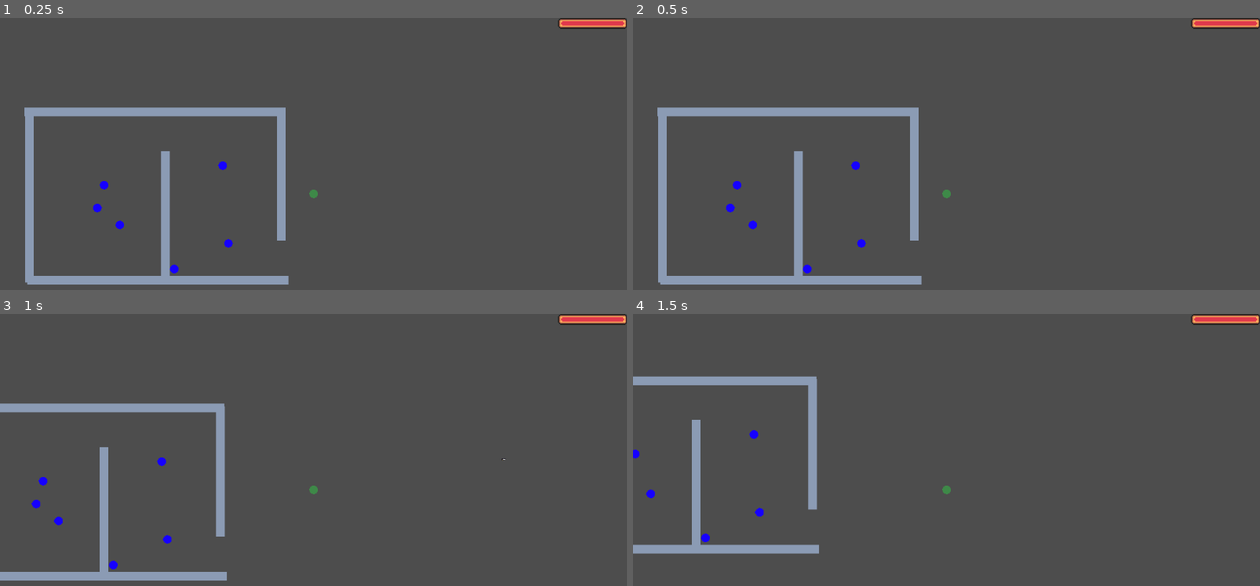
Above: before the commit, frames 1-4 (two rows, left to right).
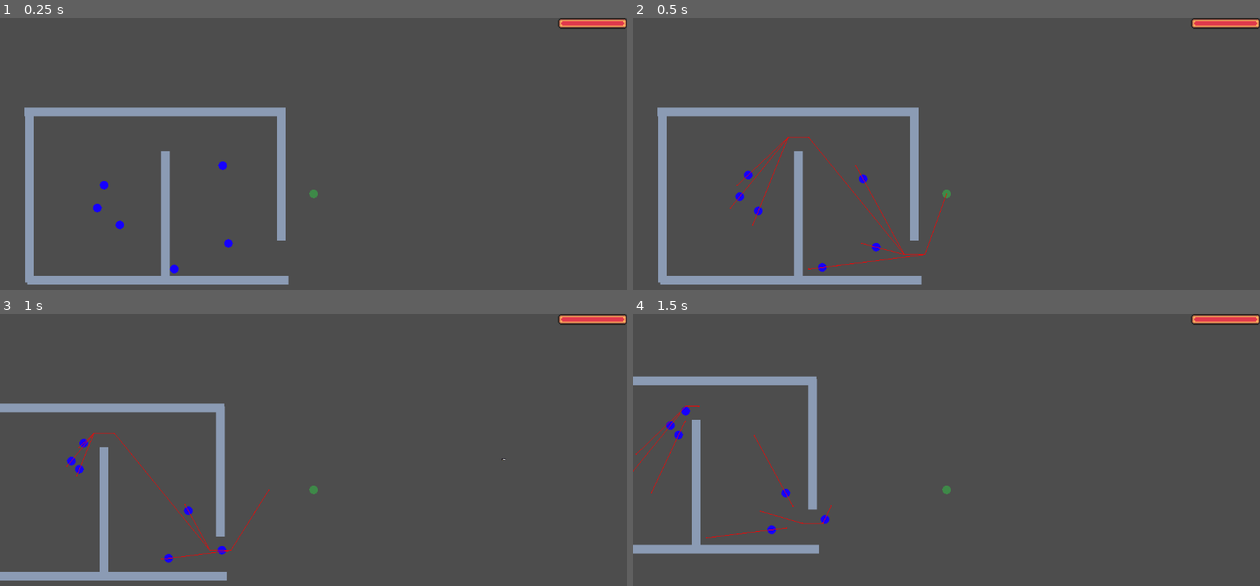
Above: after the commit, the same moments.

Repository: whocares-abt/fast-pace
Game: Godot game, scene res://Scenes/debug_map.tscn
The game is run twice, just before and just after one commit, with the same random seed, the same clock (stepped at 60 frames per second) and the same inputs.
Inputs (mouse positions are in pixels of both pictures, inside the frame that each line leads up to):
- Up to frame 1 (0.25 s): no input
- Up to frame 2 (0.5 s): no input
- Up to frame 3 (1 s): move the mouse to (451, 471) at 0.52 s; hold D (move_right) from 0.53 s (still down); hold Right mouse button (ability) from 0.53 s (still down)
- Up to frame 4 (1.5 s): move the mouse to (821, 507) at 1.27 s; release D (move_right) at 1.28 s; release Right mouse button (ability) at 1.28 s; hold S (move_down) from 1.28 s (still down); click (821, 507) at 1.35 s

Frame 1 is identical in both runs. In frame 2, 0.8% of the frame differs, in the area x 14-51%, y 43-94%; in frame 3, 0.7%; in frame 4, 0.6%.

Commit message:
Stubbed patrolling.
1) Enemy waits in start position for player instead of patrolling.
2) Deprectated patrol paths and removed patrol component logic

Diff:
--- a/Scenes/AI/patrol_component.tscn
+++ b/Scenes/AI/patrol_component.tscn
@@ -1,13 +1,8 @@
-[gd_scene load_steps=3 format=3 uid="uid://bpwhnhgxkydrx"]
+[gd_scene load_steps=2 format=3 uid="uid://bpwhnhgxkydrx"]
 
 [ext_resource type="Script" uid="uid://d4cfqyjxki0wo" path="res://Scripts/AI/patrol_component.gd" id="1_k2np0"]
 
-[sub_resource type="Curve2D" id="Curve2D_3mvby"]
-
-[node name="PatrolComponent" type="Path2D"]
-curve = SubResource("Curve2D_3mvby")
+[node name="PatrolComponent" type="Node2D"]
 script = ExtResource("1_k2np0")
 
-[node name="PathFollow2D" type="PathFollow2D" parent="."]
-
 [node name="PatrolStart" type="Node2D" parent="."]
--- a/Scenes/AI/patrol_path_deprecated.tscn
+++ b/Scenes/AI/patrol_path_deprecated.tscn
@@ -1,6 +1,6 @@
 [gd_scene load_steps=3 format=3 uid="uid://4lipgn085g6v"]
 
-[ext_resource type="Script" uid="uid://t8njqhiyhehh" path="res://Scripts/AI/patrol_path.gd" id="1_cptgr"]
+[ext_resource type="Script" uid="uid://t8njqhiyhehh" path="res://Scripts/AI/patrol_path_deprecated.gd" id="1_cptgr"]
 [ext_resource type="Curve2D" uid="uid://dxle0d5do3eli" path="res://Resources/Patrols/debug_map_patrol_2.tres" id="1_ndmey"]
 
 [node name="PatrolPath" type="Path2D"]
--- a/Scenes/Characters/enemy_character.tscn
+++ b/Scenes/Characters/enemy_character.tscn
@@ -60,11 +60,11 @@
 [node name="NavComp" parent="." instance=ExtResource("2_f31sj")]
 debug_enabled = true
 
-[node name="PatrolComp" parent="." instance=ExtResource("3_v16rk")]
+[node name="PatrolComponent" parent="." instance=ExtResource("3_v16rk")]
 
-[node name="VisionDetector" parent="." instance=ExtResource("3_mwus0")]
+[node name="VisionComp" parent="." instance=ExtResource("3_mwus0")]
 
-[node name="CollisionShape2D" type="CollisionShape2D" parent="VisionDetector"]
+[node name="CollisionShape2D" type="CollisionShape2D" parent="VisionComp"]
 position = Vector2(117, 0)
 shape = SubResource("RectangleShape2D_mwus0")
 
@@ -77,4 +77,4 @@
 process_material = ExtResource("4_najb4")
 
 [connection signal="hurtbox_entered" from="Hitbox" to="." method="_on_hitbox_hurtbox_entered"]
-[connection signal="player_detected" from="VisionDetector" to="." method="_on_vision_detector_player_detected"]
+[connection signal="player_detected" from="VisionComp" to="." method="_on_vision_detector_player_detected"]
--- a/Scenes/debug_map.tscn
+++ b/Scenes/debug_map.tscn
@@ -1,19 +1,15 @@
-[gd_scene load_steps=12 format=3 uid="uid://b2auqnh7xqqrx"]
+[gd_scene load_steps=9 format=3 uid="uid://b2auqnh7xqqrx"]
 
-[ext_resource type="Script" uid="uid://bu5wty21ks84t" path="res://Scripts/debug_map.gd" id="1_ctkch"]
 [ext_resource type="PackedScene" uid="uid://cfeafjqb4thpf" path="res://Scenes/Characters/player_character.tscn" id="1_ngmhs"]
 [ext_resource type="PackedScene" uid="uid://bu0d3bicfpl4t" path="res://Scenes/Environment/wall.tscn" id="2_jcsea"]
 [ext_resource type="NavigationPolygon" uid="uid://bs5dweb3g7xgm" path="res://Resources/NavPoly/debug_map.tres" id="3_frd8m"]
 [ext_resource type="PackedScene" uid="uid://uriwqjsj2l17" path="res://Scenes/Characters/enemy_character.tscn" id="4_6mob1"]
 [ext_resource type="PackedScene" uid="uid://b4la54oa07emn" path="res://Scenes/Combat/bullet_manager.tscn" id="4_gu212"]
 [ext_resource type="PackedScene" uid="uid://cwav53n6w8kp3" path="res://Scenes/AI/navigation_region.tscn" id="5_gu212"]
-[ext_resource type="Curve2D" uid="uid://b4ilbtjs3th6l" path="res://Resources/Patrols/debug_map_patrol_1.tres" id="7_ctkch"]
 [ext_resource type="PackedScene" uid="uid://dm4gkq86dil4c" path="res://Scenes/UI/game_ui.tscn" id="7_gnyyd"]
 [ext_resource type="Script" uid="uid://bhgtcghfpf7w4" path="res://Scripts/UI/game_ui.gd" id="8_1on00"]
-[ext_resource type="Curve2D" uid="uid://dxle0d5do3eli" path="res://Resources/Patrols/debug_map_patrol_2.tres" id="8_i7f47"]
 
 [node name="DebugMap" type="Node2D"]
-script = ExtResource("1_ctkch")
 
 [node name="PlayerCharacter" parent="." instance=ExtResource("1_ngmhs")]
 position = Vector2(431, 43)
@@ -56,32 +52,26 @@
 [node name="EnemyCharacter" parent="Enemies" node_paths=PackedStringArray("player") instance=ExtResource("4_6mob1")]
 position = Vector2(-363, 95)
 player = NodePath("../../PlayerCharacter")
-patrol_path = ExtResource("7_ctkch")
 
 [node name="EnemyCharacter2" parent="Enemies" node_paths=PackedStringArray("player") instance=ExtResource("4_6mob1")]
 position = Vector2(-281, 157)
 player = NodePath("../../PlayerCharacter")
-patrol_path = ExtResource("8_i7f47")
 
 [node name="EnemyCharacter3" parent="Enemies" node_paths=PackedStringArray("player") instance=ExtResource("4_6mob1")]
 position = Vector2(-338, 11)
 player = NodePath("../../PlayerCharacter")
-patrol_path = ExtResource("8_i7f47")
 
 [node name="EnemyCharacter4" parent="Enemies" node_paths=PackedStringArray("player") instance=ExtResource("4_6mob1")]
 position = Vector2(98, -61)
 player = NodePath("../../PlayerCharacter")
-patrol_path = ExtResource("7_ctkch")
 
 [node name="EnemyCharacter5" parent="Enemies" node_paths=PackedStringArray("player") instance=ExtResource("4_6mob1")]
 position = Vector2(119, 225)
 player = NodePath("../../PlayerCharacter")
-patrol_path = ExtResource("8_i7f47")
 
 [node name="EnemyCharacter6" parent="Enemies" node_paths=PackedStringArray("player") instance=ExtResource("4_6mob1")]
 position = Vector2(-80, 320)
 player = NodePath("../../PlayerCharacter")
-patrol_path = ExtResource("7_ctkch")
 
 [node name="BulletManager" parent="." instance=ExtResource("4_gu212")]
 
--- a/Scripts/AI/patrol_component.gd
+++ b/Scripts/AI/patrol_component.gd
@@ -1,46 +1,16 @@
-extends Path2D
+extends Node2D
 
 var patrol_speed
 @onready var patrol_start = $PatrolStart
-@onready var path_follow = $PathFollow2D
+
+var initial_transform
 
 # Called when the node enters the scene tree for the first time.
 func _ready() -> void:
-	pass
+	initial_transform = global_transform
 
-func _process(delta: float) -> void:
-	path_follow.progress += patrol_speed*delta
-
-func start_patrol():
-	path_follow.progress = 0
-
-func add_patrollers(nodes):
-	for node in nodes:
-		node.transform = path_follow.transform
-		node.reparent(path_follow)
-
-func get_patrollers():
-	var children = []
-	for child in path_follow.get_children():
-		children.append(child)
-	return children
-
-func get_position_in_patrol():
-	return path_follow.transform
-
-func update_patrol_path(new_path):
-	curve = new_path
-	update_patrol_start()
-
-func update_patrol_speed(new_speed):
-	patrol_speed = new_speed
-
-func update_patrol_start():
-	if (curve == null):
-		printerr("No patrol path")
-		return
-
-	patrol_start.position = curve.get_point_position(0)
+func _process(_delta: float) -> void:
+	patrol_start.global_transform = initial_transform
 
 func get_patrol_start():
 	return patrol_start
--- a/Scripts/AI/vision_detector.gd
+++ b/Scripts/AI/vision_detector.gd
@@ -6,8 +6,9 @@
 @onready var vision_raycast = $RayCast2D
 
 func _on_area_entered(area: Area2D) -> void:
-	vision_raycast.set_target_position(area.position)
-	print(vision_raycast.is_colliding())
-	if (vision_raycast.get_collider()):
-		var colliding_obj = vision_raycast.get_collider()
-		player_detected.emit()
+	#vision_raycast.set_target_position(area.position)
+	#print(vision_raycast.is_colliding())
+	#if (vision_raycast.get_collider()):
+		#var colliding_obj = vision_raycast.get_collider()
+		#player_detected.emit()
+	pass
--- a/Scripts/Autoloads/navigation_signal_bus.gd
+++ b/Scripts/Autoloads/navigation_signal_bus.gd
@@ -2,5 +2,3 @@
 
 # Signal emitted by walls to nav mesh for baking scene
 signal polygon_added(polygon, polygon_transform)
-
-signal leaving_patrol(node)
--- a/Scripts/Characters/enemy_character.gd
+++ b/Scripts/Characters/enemy_character.gd
@@ -8,16 +8,12 @@
 @onready var hitbox = $Hitbox
 
 @onready var nav_comp = $NavComp
-@onready var patrol_comp = $PatrolComp
-@onready var vision_comp = $VisionDetector
+@onready var patrol_comp = $PatrolComponent
 
 # Interacting with map
 @export var SPEED = 300
 @export var player : Node2D
-@export var patrol_path : Curve2D
-
 var patrol_start_point
-var patrollers
 
 # Defining state
 
@@ -35,19 +31,17 @@
 # Ready and update funcion
 
 func _ready() -> void:
-	patrol_comp.update_patrol_path(patrol_path)
 
-	patrol_comp.update_patrol_speed(300)
 	patrol_start_point = patrol_comp.get_patrol_start()
-	patrollers = [sprite, particle, collision_body, hitbox, vision_comp]
 
 	current_state = EnemyState.AGGRO
+	switch_state(EnemyState.AGGRO)
 
-	await get_tree().create_timer(5).timeout
+	await get_tree().create_timer(1).timeout
 
 	switch_state(EnemyState.RETURN_PATROL)
 
-	await get_tree().create_timer(5).timeout
+	await get_tree().create_timer(2).timeout
 
 	switch_state(EnemyState.AGGRO)
 
@@ -112,11 +106,7 @@
 # Exiting current state
 
 func switch_from_patrol():
-	var curr_transform = patrol_comp.get_position_in_patrol()
-	var patrollers = patrol_comp.get_patrollers()
-	for i in patrollers:
-		i.reparent(self)
-	transform = curr_transform
+	pass
 
 func switch_from_aggro():
 	update_nav_goal(null)
@@ -127,10 +117,7 @@
 # Entering new states
 
 func switch_to_patrol():
-	# In patrol we put sprite, collision, hitbox and vision comp into patrol path
-	patrol_comp.add_patrollers(patrollers)
-	patrol_comp.start_patrol()
-	pass
+	current_state = EnemyState.PATROL
 
 func switch_to_aggro():
 	current_state = EnemyState.AGGRO
@@ -176,6 +163,6 @@
 
 # On detecting player
 
-func _on_vision_detector_player_detected(player: Node2D) -> void:
-	switch_state(EnemyState.AGGRO)
+func _on_vision_detector_player_detected(_player: Node2D) -> void:
+	#switch_state(EnemyState.AGGRO)
 	print("HELOO")
--- a/Scripts/debug_map.gd
+++ /dev/null
@@ -1,15 +0,0 @@
-extends Node2D
-
-@onready var enemies_node = $Enemies
-
-# Called when the node enters the scene tree for the first time.
-func _ready() -> void:
-	NavigationSignalBus.connect("leaving_patrol", put_enemy_in_scene)
-
-
-# Called every frame. 'delta' is the elapsed time since the previous frame.
-func _process(delta: float) -> void:
-	pass
-
-func put_enemy_in_scene(node : Node2D):
-	node.reparent(self)
Renamed: Scripts/AI/patrol_path.gd -> Scripts/AI/patrol_path_deprecated.gd
Renamed: Scripts/AI/patrol_path.gd.uid -> Scripts/AI/patrol_path_deprecated.gd.uid
Not shown, removed: Scripts/debug_map.gd.uid
